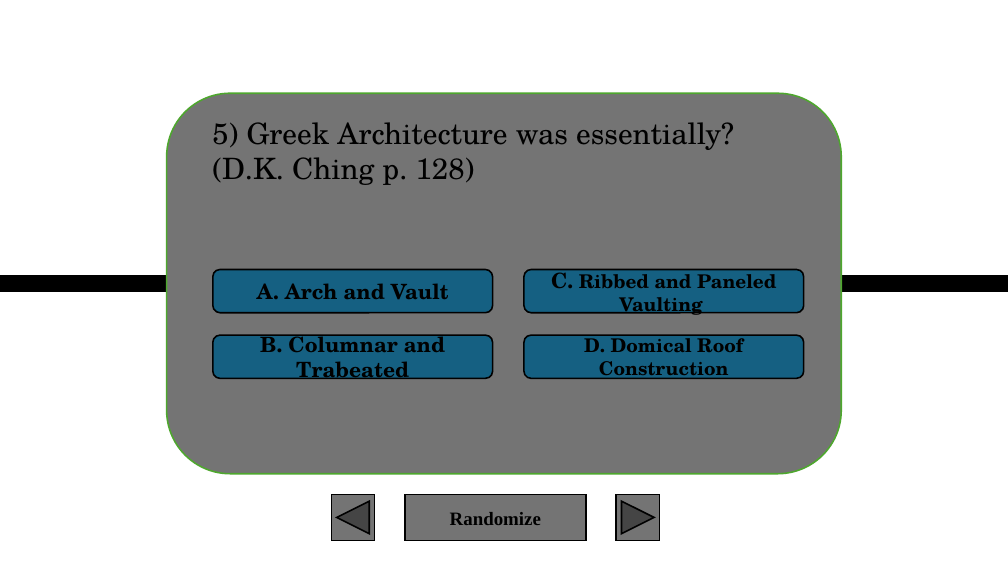
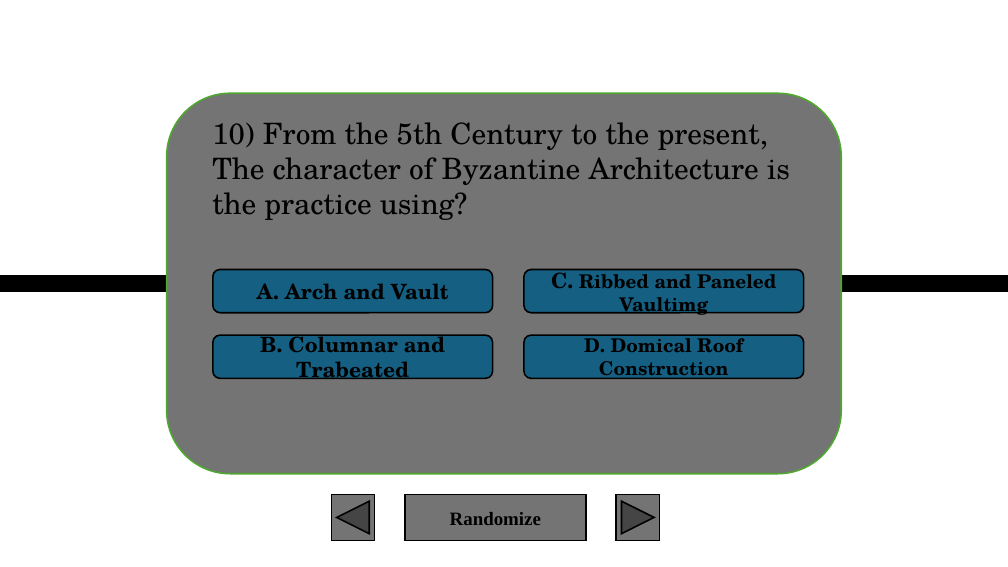
Before and after one commit to XIvanSolomonX/Archi-Reviewer, a slide deck: slide 11 of HOA.pptx.pptm (slide 7 before the commit). Drawn at 1008x567 pixels with LibreOffice and Linux fonts; fonts in the diff are those of the drawing; background and template pictures are left out. Boxes give left, top, right and bottom in pixels: in the first picture for what was removed or moved away, otherwise in the second. Text is boxed around its words. In the diff, an @@ line names an element or a change of style, - is before the commit and + after.

Commit message:
10 Slides for now

```diff
--- a/HOA.pptx.pptm
+++ b/HOA.pptx.pptm
@@ text at <box>212,122,790,220</box>: text changed @@
-5) Greek Architecture was essentially? (D.K. Ching p. 128)
+10) From the 5th Century to the present, The character of Byzantine Architecture is the practice using?
@@ text in rounded rectangle at <box>551,267,776,318</box>: text changed @@
-C. Ribbed and Paneled Vaulting
+C. Ribbed and Paneled Vaultimg
```
Also in this commit, not shown: 4 slides added, 5 other files.
